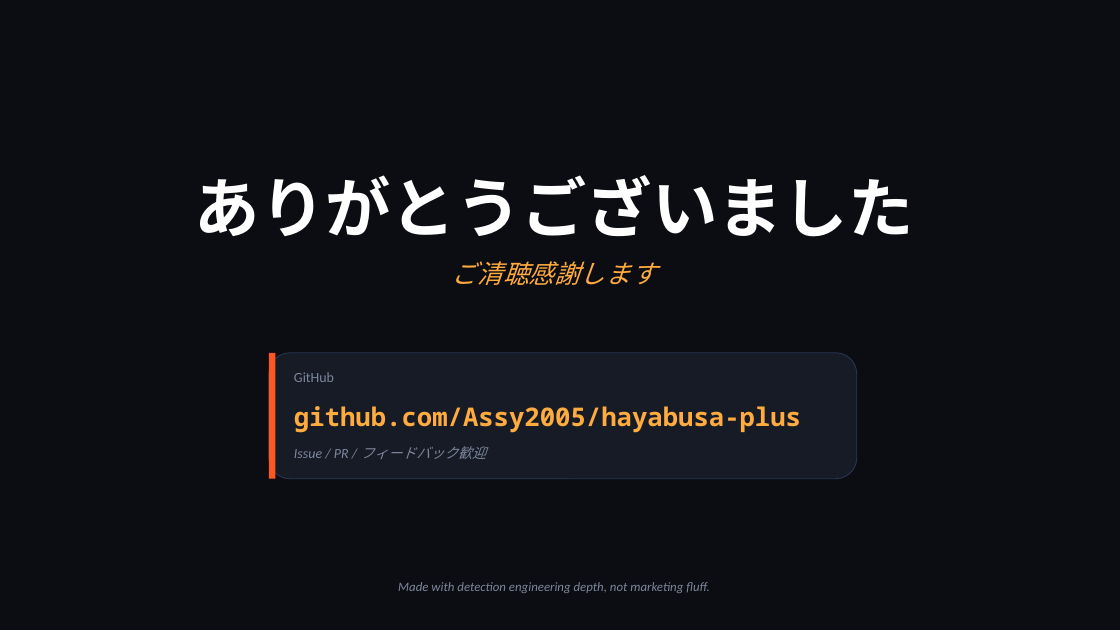
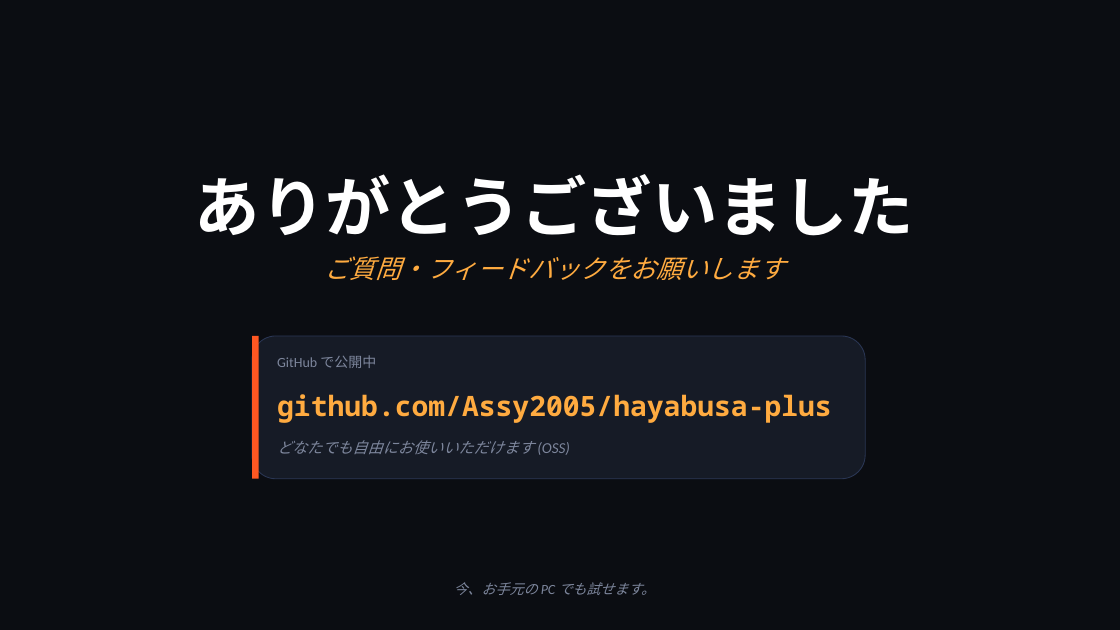
Before and after one commit to Assy2005/hayabusa-plus, a slide deck: slide 11 of docs/presentation/pptx/hayabusa-plus.pptx. Drawn at 1120x630 pixels with LibreOffice and Linux fonts; fonts in the diff are those of the drawing. Boxes give left, top, right and bottom in pixels: in the first picture for what was removed or moved away, otherwise in the second. Text is boxed around its words. In the diff, an @@ line names an element or a change of style, - is before the commit and + after.

Commit message:
docs: replace .pptx with a non-expert friendly 11-slide deck
The previous deck assumed the audience already knew Hayabusa, Sigma,
ATT&CK, EID 1, lookup: pipes, etc. — useful for a security crowd but
opaque to anyone outside it. This commit ships an accessible version
as the default and preserves the technical version side-by-side.

Generator split
  build_deck.py            — non-expert version (NEW default)
  build_deck_advanced.py   — preserved technical version

Non-expert version (hayabusa-plus.pptx, 11 slides)
  1. Title — '攻撃の痕跡を、誰でも読めるように'
  2. Hook — 'もし会社が攻撃を受けたら…どうしますか?'
  3. Problem — Windows log wall as a visual + '数万件' callout
  4. Solution — three plain key values (ブラウザだけ / インストール簡単 / OSS)
  5-8. Four features framed as user benefits, not feature names:
       - 'どこから調べるべきか分かる' (host risk ranking with mock UI)
       - '何が起きているか分かる' (detection-explain panel mock)
       - 'いつもと違うを見つける' (4 anomaly types with everyday metaphors:
          急増 / 広がる / 急に静か / 時間外, each with an attack example)
       - '既知の悪と自動照合' (one big number: 82,679件)
  9. Demo break
  10. Four plain stats (件 / 種類 / 行 / 件 of external dependency)
  11. Thanks + GitHub URL

Language choices
  - 'EVTX' → 'Windows のログ'
  - 'Sigma 検知' → '怪しい動きの検出'
  - 'ATT&CK 技術' → '攻撃の手口'
  - 'IoC フィード' → '世界中の悪いものリスト'
  - 'lookup: 拡張' → omitted entirely; the value (1行で参照できる) is told
    via the IoC slide without showing YAML.
  - Each technical term, if it stays, gets a one-line plain gloss next to it.

Structural QA: 0 overflow issues across all 11 slides (canvas 13.33x7.5).
README updated with a 'どのスライド版を使うか' decision table and
explicit regen commands for both versions.

```diff
--- a/docs/presentation/pptx/hayabusa-plus.pptx
+++ b/docs/presentation/pptx/hayabusa-plus.pptx
@@ text at <box>324,256,785,280</box>: text changed @@
-ご清聴感謝します
+ご質問・フィードバックをお願いします
@@ rounded rectangle: place and size @@
-rounded rectangle at <box>269,353,857,479</box>
+rounded rectangle at <box>252,336,865,479</box>
@@ rectangle: place and size @@
-rectangle at <box>269,353,276,479</box>
+rectangle at <box>252,336,259,479</box>
@@ text at <box>277,355,376,368</box>: text changed @@
-GitHub
+GitHub で公開中
@@ text "github.com/Assy2005/hayabusa-plus": place and size @@
-text "github.com/Assy2005/hayabusa-plus" at <box>294,406,801,433</box>
+text "github.com/Assy2005/hayabusa-plus" at <box>277,394,832,423</box>
@@ text "github.com/Assy2005/hayabusa-plus" at <box>277,394,832,423</box>: size 22 to 24 pt; line spacing 1.2 to 1.3 @@
@@ text at <box>277,440,570,455</box>: text changed; size 12 to 13 pt @@
-Issue / PR / フィードバック歓迎
+どなたでも自由にお使いいただけます (OSS)
@@ text at <box>454,582,655,595</box>: text changed; size 11 to 12 pt @@
-Made with detection engineering depth, not marketing fluff.
+今、お手元の PC でも試せます。
```
Also in this commit, not shown: 3 other slides changed, 7 slides added, 7 slides removed, 3 other files.
